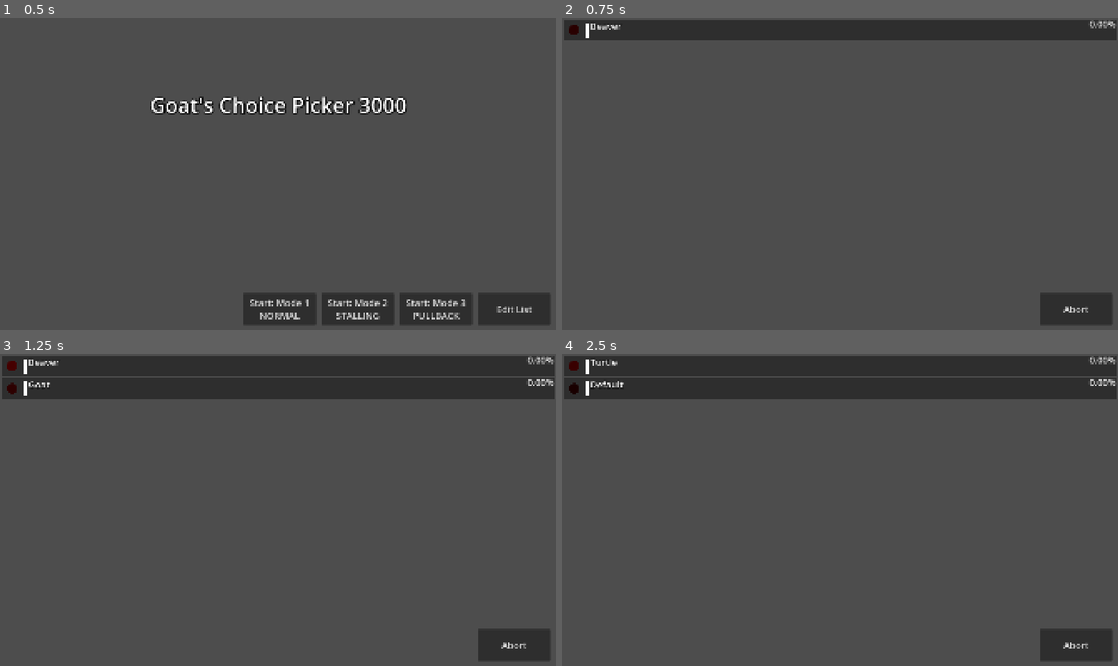
Above: before the commit, frames 1-4 (two rows, left to right).
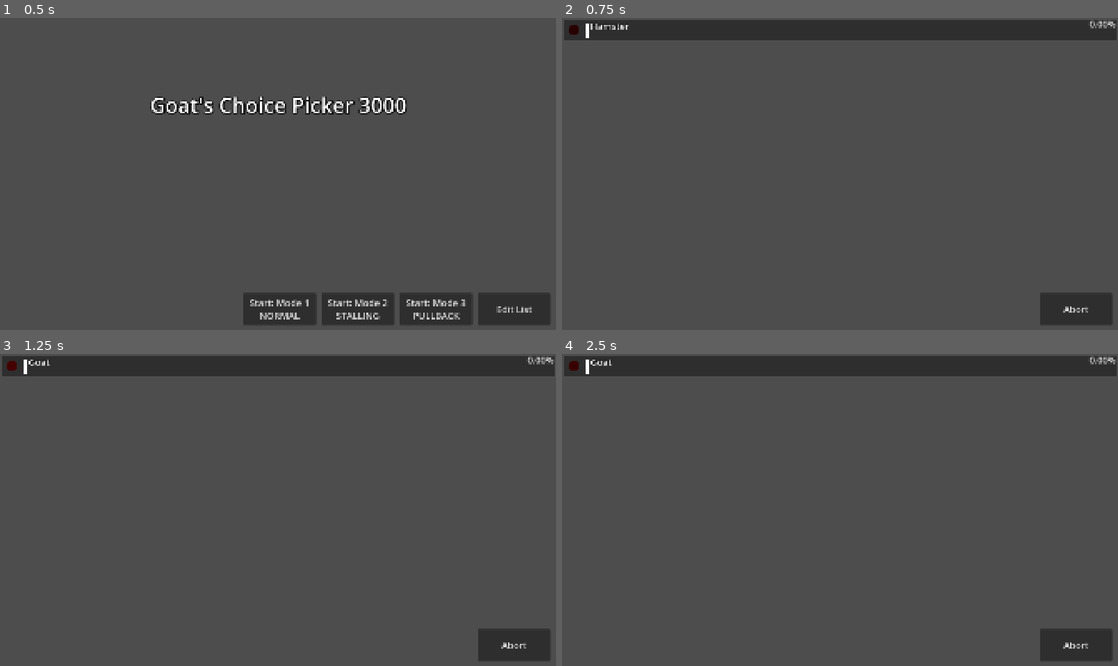
Above: after the commit, the same moments.

Repository: TheGoldenWombat/GoatPicker
Game: Godot game, scene res://main.tscn
Two runs of this game, one before a commit and one after it. Both use one fixed random seed, a clock stepped at 60 frames per second and the inputs below.
Inputs:
- Up to frame 1 (0.5 s): no input
- Up to frame 2 (0.75 s): click "Start: Mode 1 NORMAL" at 0.5 s
- Up to frame 3 (1.25 s): no input
- Up to frame 4 (2.5 s): click "Abort" at 1.25 s; click "Start: Mode 1 NORMAL" at 2 s

Frame 1 is identical in both runs. In frame 2, less than 0.1% of the frame differs, in the area x 5-12%, y 1-4%; in frame 3, 6.9%, in the area x 0-100%, y 1-15%; in frame 4, 6.9%.

Commit message:
Added combo number animation, adjusted combo breaker

Diff:
--- a/combo_controller.gd
+++ b/combo_controller.gd
@@ -24,6 +24,7 @@
 @export var combo_breaker_alert: Sprite2D
 @export var combo_breaker_sfx: AudioStreamPlayer
 
+@onready var default_font_size: int = combo_counter.get("theme_override_font_sizes/font_size")
 var current_combo: int = 0
 
 const ALERT_ROTATE_MIN = -10
@@ -45,6 +46,16 @@
 	combo_counter.text = "x" + str(current_combo)
 	spawn_combo_alert()
 	if combo_counter.hidden: combo_counter.show()
+	var tween: Tween = get_tree().create_tween()
+	var font_size_override: String = "theme_override_font_sizes/font_size"
+	var new_font_size: int = default_font_size + (current_combo * 6)
+	tween.tween_property(combo_counter, font_size_override, new_font_size, 0.1)
+	tween.tween_property(combo_counter, "rotation_degrees", 10, 0.05)
+	tween.tween_property(combo_counter, "rotation_degrees", -10, 0.1)
+	tween.tween_property(combo_counter, "rotation_degrees", 10, 0.1)
+	tween.tween_property(combo_counter, "rotation_degrees", -10, 0.1)
+	tween.tween_property(combo_counter, "rotation_degrees", 0, 0.05)
+	tween.tween_property(combo_counter, font_size_override, default_font_size, 0.5)
 
 
 func reset_combo() -> void:
@@ -85,7 +96,6 @@
 		10: combo_10.play()
 
 
-
 ################################################################################
 # --------------------------------- PROCESSES -------------------------------- #
 ################################################################################
@@ -93,6 +103,8 @@
 # Called when the node enters the scene tree for the first time.
 func _ready() -> void:
 	init_combo_controller()
+	# Center text pivot
+	combo_counter.pivot_offset = combo_counter.size / 2
 
 
 # Called every frame. 'delta' is the elapsed time since the previous frame.
--- a/combo_controller.tscn
+++ b/combo_controller.tscn
@@ -70,11 +70,15 @@
 
 [node name="ComboController" type="Control" node_paths=PackedStringArray("combo_counter", "combo_alert", "combo_3", "combo_4", "combo_5", "combo_6", "combo_7", "combo_8", "combo_9", "combo_10", "combo_breaker_alert", "combo_breaker_sfx")]
 layout_mode = 3
-anchors_preset = 15
-anchor_right = 1.0
-anchor_bottom = 1.0
+anchors_preset = 8
+anchor_left = 0.5
+anchor_top = 0.5
+anchor_right = 0.5
+anchor_bottom = 0.5
 grow_horizontal = 2
 grow_vertical = 2
+size_flags_horizontal = 4
+size_flags_vertical = 4
 script = ExtResource("1_ojmwt")
 combo_counter = NodePath("ComboCounter")
 combo_alert = NodePath("ComboAlert")
@@ -91,10 +95,18 @@
 
 [node name="ComboCounter" type="Label" parent="."]
 layout_mode = 1
-offset_left = -51.0
-offset_top = -24.0
-offset_right = 49.0
-offset_bottom = 21.0
+anchors_preset = 8
+anchor_left = 0.5
+anchor_top = 0.5
+anchor_right = 0.5
+anchor_bottom = 0.5
+offset_left = -50.0
+offset_top = -22.5
+offset_right = 50.0
+offset_bottom = 22.5
+grow_horizontal = 2
+grow_vertical = 2
+pivot_offset = Vector2(50, 22.5)
 theme_override_constants/shadow_offset_x = 2
 theme_override_constants/shadow_offset_y = 2
 theme_override_constants/outline_size = 5
@@ -104,6 +116,7 @@
 vertical_alignment = 1
 
 [node name="ComboBreakerAlert" type="Sprite2D" parent="."]
+visible = false
 texture_filter = 1
 texture = ExtResource("3_5rcld")
 
@@ -111,6 +124,7 @@
 stream = ExtResource("3_y3mdo")
 
 [node name="ComboAlert" type="Sprite2D" parent="."]
+visible = false
 texture_filter = 1
 texture = ExtResource("2_5rcld")
 offset = Vector2(20, -26)
--- a/racer.gd
+++ b/racer.gd
@@ -127,8 +127,11 @@
 		combo_controller.combo()
 	else:
 		if current_combo > 2:
-			current_roll = current_roll * current_combo
+			print("Roll before breaker: " + str(current_roll))
+			print("Combo before breaker: " + str(current_combo))
+			current_roll = ceil(current_roll + current_combo + (current_combo * 0.5))
 			combo_controller.combo_breaker()
+			print("Combo breaker roll: " + str(current_roll))
 		else:
 			combo_controller.reset_combo()
 
--- a/racer_spawn.gd
+++ b/racer_spawn.gd
@@ -95,8 +95,8 @@
 		racer.randomizing_choice = true
 		add_child(racer)
 		sfx_reel_spin.play(randf_range(0.0,6.0))
-		await get_tree().create_timer(0.1).timeout # For debugging
-		#await get_tree().create_timer(1.5).timeout
+		#await get_tree().create_timer(0.1).timeout # For debugging
+		await get_tree().create_timer(1.5).timeout
 		sfx_reel_spin.stop()
 		sfx_reel_stop.play()
 		racer.randomizing_choice = false
